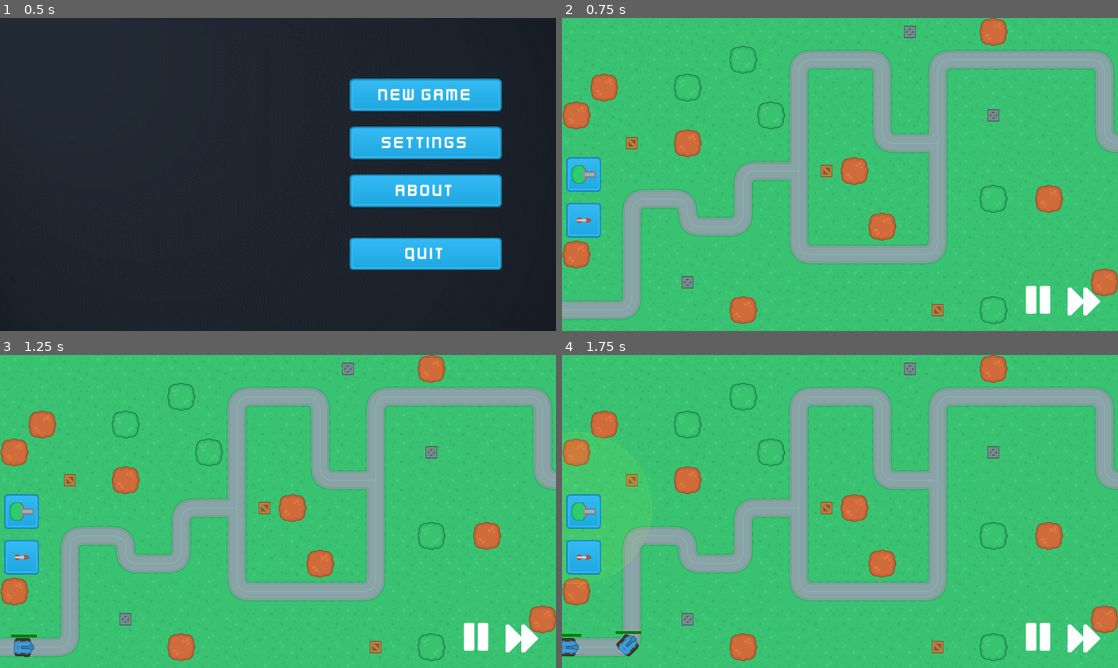
Above: before the commit, frames 1-4 (two rows, left to right).
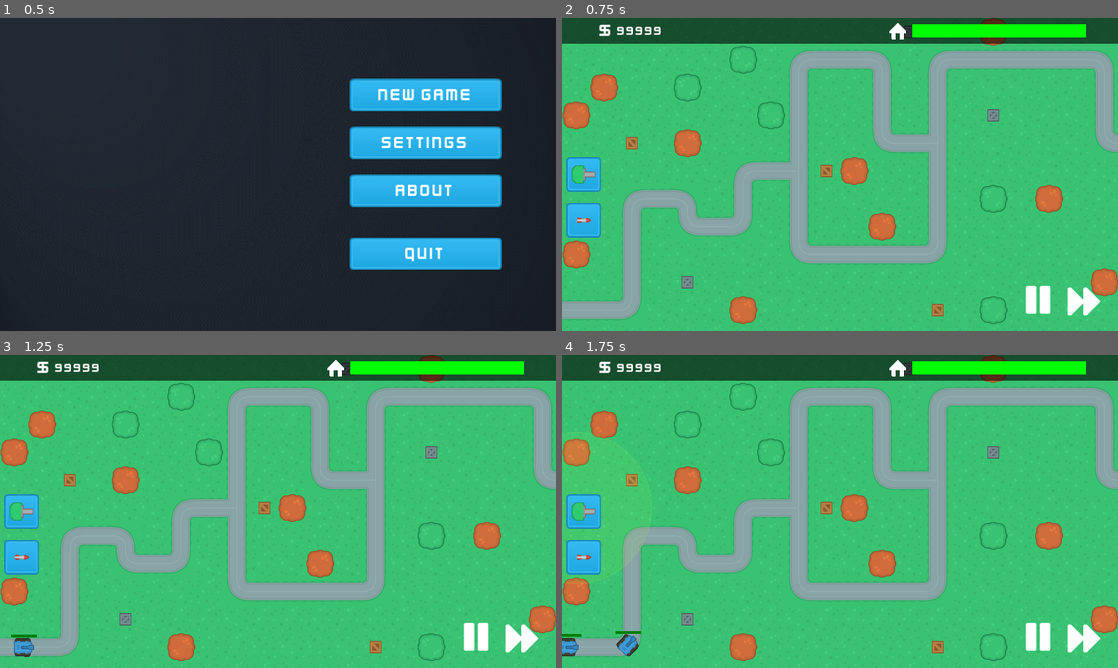
Above: after the commit, the same moments.

Repository: megastruktur/Towers-Tutorial
Game: Godot game, scene res://scene_handler.tscn
Same seed, same stepped clock (60 frames per second), same inputs: the game is played once before the commit and once after it.
Inputs (mouse positions are in pixels of both pictures, inside the frame that each line leads up to):
- Up to frame 1 (0.5 s): no input
- Up to frame 2 (0.75 s): click "New Game" at 0.5 s
- Up to frame 3 (1.25 s): no input
- Up to frame 4 (1.75 s): click (584, 511) at 1.25 s

Frame 1 is identical in both runs. In frame 2, 8.2% of the frame differs, in the area x 0-100%, y 0-9%; in frame 3, 8.2%; in frame 4, 8.2%.

Commit message:
Adds UI

Diff:
--- a/Scenes/MainScenes/game_scene.tscn
+++ b/Scenes/MainScenes/game_scene.tscn
@@ -10,6 +10,9 @@
 [ext_resource type="Texture2D" uid="uid://bkv3yd4mad4n3" path="res://Assets/UI/Buttons/right.png" id="8_cboeo"]
 [ext_resource type="Texture2D" uid="uid://1aj8ie0mec7a" path="res://Assets/UI/Buttons/pause.png" id="9_r8pnc"]
 [ext_resource type="Texture2D" uid="uid://bjoxe57wbvj6x" path="res://Assets/UI/Buttons/fastForward.png" id="10_3rlta"]
+[ext_resource type="Theme" uid="uid://c6l8a6moa8d0h" path="res://Scenes/UI/Themes/default.tres" id="11_enawt"]
+[ext_resource type="Texture2D" uid="uid://btsqe0jdtnhje" path="res://Assets/UI/HPbar.jpg" id="12_qsrao"]
+[ext_resource type="Texture2D" uid="uid://cbkuhiw0fwe6o" path="res://Assets/UI/home.png" id="13_mtoye"]
 
 [node name="GameScene" type="Node2D"]
 script = ExtResource("1_s5fgr")
@@ -128,5 +131,62 @@
 texture_normal = ExtResource("10_3rlta")
 stretch_mode = 0
 
+[node name="InfoBar" type="ColorRect" parent="UI/HUD"]
+self_modulate = Color(0, 0, 0, 0.603922)
+custom_minimum_size = Vector2(0, 60)
+layout_mode = 1
+anchors_preset = 10
+anchor_right = 1.0
+grow_horizontal = 2
+
+[node name="H" type="HBoxContainer" parent="UI/HUD/InfoBar"]
+layout_mode = 1
+anchors_preset = 15
+anchor_right = 1.0
+anchor_bottom = 1.0
+grow_horizontal = 2
+grow_vertical = 2
+
+[node name="Symbol" type="Label" parent="UI/HUD/InfoBar/H"]
+custom_minimum_size = Vector2(120, 60)
+layout_mode = 2
+theme = ExtResource("11_enawt")
+text = "$"
+horizontal_alignment = 2
+vertical_alignment = 1
+
+[node name="Money" type="Label" parent="UI/HUD/InfoBar/H"]
+custom_minimum_size = Vector2(110, 60)
+layout_mode = 2
+theme = ExtResource("11_enawt")
+theme_override_font_sizes/font_size = 30
+text = "99999
+"
+horizontal_alignment = 2
+vertical_alignment = 1
+
+[node name="Icon" type="TextureRect" parent="UI/HUD/InfoBar/H"]
+custom_minimum_size = Vector2(60, 60)
+layout_mode = 2
+size_flags_horizontal = 10
+size_flags_vertical = 4
+texture = ExtResource("13_mtoye")
+expand_mode = 1
+
+[node name="HP" type="TextureProgressBar" parent="UI/HUD/InfoBar/H"]
+custom_minimum_size = Vector2(400, 30)
+layout_mode = 2
+size_flags_vertical = 4
+value = 100.0
+nine_patch_stretch = true
+texture_under = ExtResource("12_qsrao")
+texture_progress = ExtResource("12_qsrao")
+tint_under = Color(0.227451, 0.227451, 0.227451, 1)
+tint_progress = Color(0, 1, 0, 1)
+
+[node name="Control" type="Control" parent="UI/HUD/InfoBar/H"]
+custom_minimum_size = Vector2(70, 0)
+layout_mode = 2
+
 [connection signal="pressed" from="UI/HUD/MarginContainer/GameControls/PausePlay" to="UI" method="_on_pause_play_pressed"]
 [connection signal="pressed" from="UI/HUD/MarginContainer/GameControls/SpeedUp" to="UI" method="_on_speed_up_pressed"]
Binary file added: Assets/UI/home.png
Not shown, added: Assets/UI/home.png.import
Not shown: 1 places in Scenes/MainScenes/game_scene.tscn that only renumber resources
